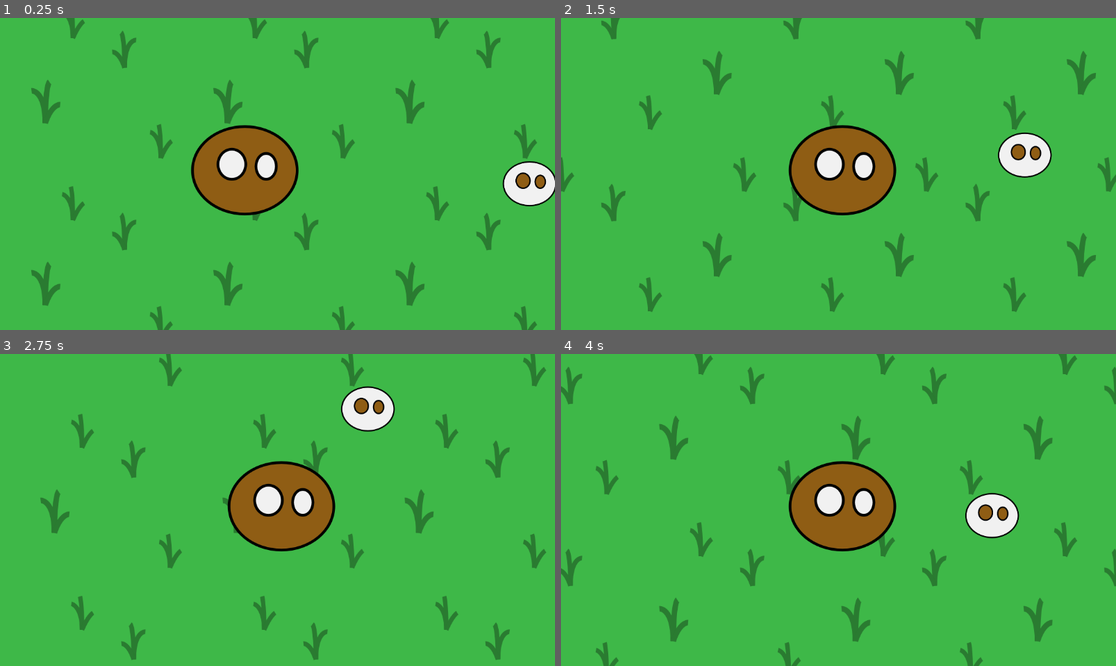
Above: before the commit, frames 1-4 (two rows, left to right).
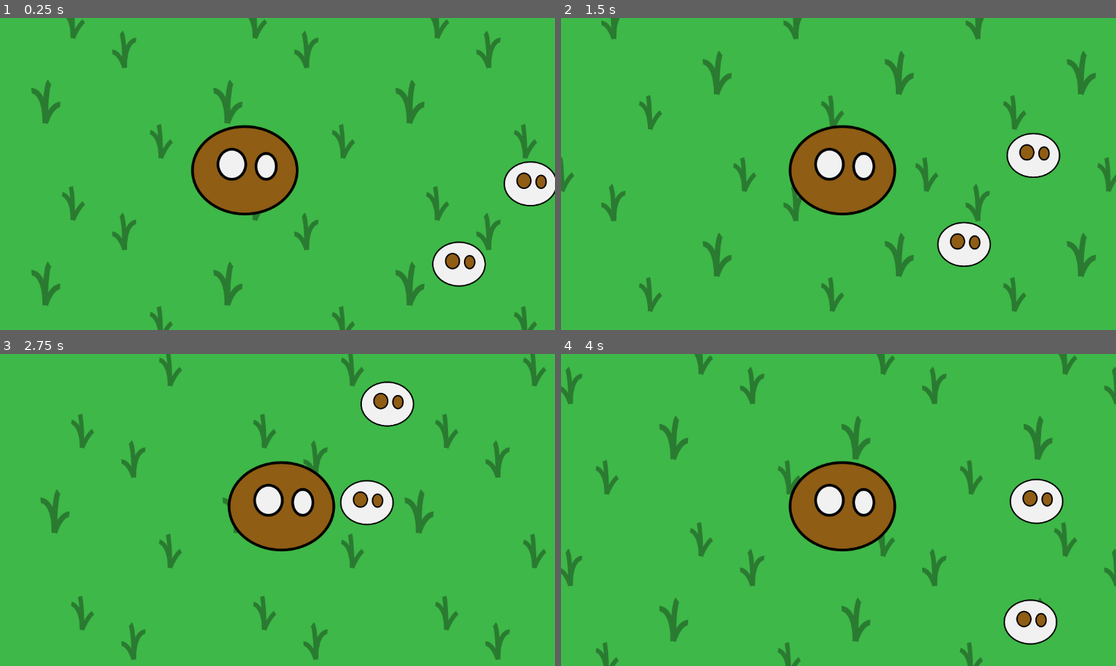
Above: after the commit, the same moments.

Repository: MrOnosa/d2jam-2025-sheep-herder
Game: Godot game, scene res://game.tscn
Same seed, same stepped clock (60 frames per second), same inputs: the game is played once before the commit and once after it.
Inputs:
- Up to frame 1 (0.25 s): no input
- Up to frame 2 (1.5 s): hold D (right) 0.53-1.28 s; hold S (down) from 1.28 s (still down)
- Up to frame 3 (2.75 s): release S (down) at 2.03 s; hold D (right) from 2.03 s (still down)
- Up to frame 4 (4 s): release D (right) at 2.78 s; hold W (up) 2.78-3.53 s; hold A (left) from 3.53 s (still down)

The runs differ from the first frame. In frame 1, 1.4% of the frame differs, in the area x 77-100%, y 45-87%; in frame 2, 2.0%; in frame 3, 2.5%; in frame 4, 3.3%, in the area x 72-91%, y 39-94%.

Commit message:
Sheep runs from dog. Runs faster when the dog is closer.

Diff:
--- a/game.tscn
+++ b/game.tscn
@@ -47,3 +47,6 @@
 
 [node name="sheep5" parent="." instance=ExtResource("3_fc0e3")]
 position = Vector2(1093, 420)
+
+[node name="sheep" parent="." instance=ExtResource("3_fc0e3")]
+position = Vector2(944, 585)
--- a/project.godot
+++ b/project.godot
@@ -54,6 +54,11 @@
 ]
 }
 
+[physics]
+
+2d/default_linear_damp=0.0
+2d/default_angular_damp=0.0
+
 [rendering]
 
 renderer/rendering_method="gl_compatibility"
--- a/sheep.gd
+++ b/sheep.gd
@@ -1,8 +1,7 @@
 extends RigidBody2D
 
 
-const SPEED = 10.0
-const JUMP_VELOCITY = -400.0
+const SPEED = 10000.0
 
 # Called when the node enters the scene tree for the first time.
 func _ready() -> void:
@@ -12,7 +11,11 @@
 # Called every frame. 'delta' is the elapsed time since the previous frame.
 func _process(delta: float) -> void:
 	var dog_pos = %dog.position
-	var doggo_dist = 1/position.distance_to(dog_pos)
+	var dist_squared = position.distance_squared_to(dog_pos) - 27000
+	if dist_squared < 1000:
+		dist_squared = 1000
+	var doggo_dist = 1 / (dist_squared)
 	#TODO Make the sheep run faster away from the dog when it's close
-	linear_velocity = ((SPEED) * (position - dog_pos)) * doggo_dist
-	print(linear_velocity)
+	linear_velocity = SPEED * ((position - dog_pos)) * doggo_dist
+	#angular_velocity = position.angle_to_point(dog_pos) - angular_velocity
+	#print("Dist " + str(dist_squared) + " doggo_dist " + str(doggo_dist) + " Linear velocity " + str(linear_velocity))
--- a/sheep.tscn
+++ b/sheep.tscn
@@ -10,6 +10,7 @@
 [node name="sheep" type="RigidBody2D"]
 gravity_scale = 0.0
 can_sleep = false
+lock_rotation = true
 contact_monitor = true
 max_contacts_reported = 5
 script = ExtResource("1_xqjq8")
